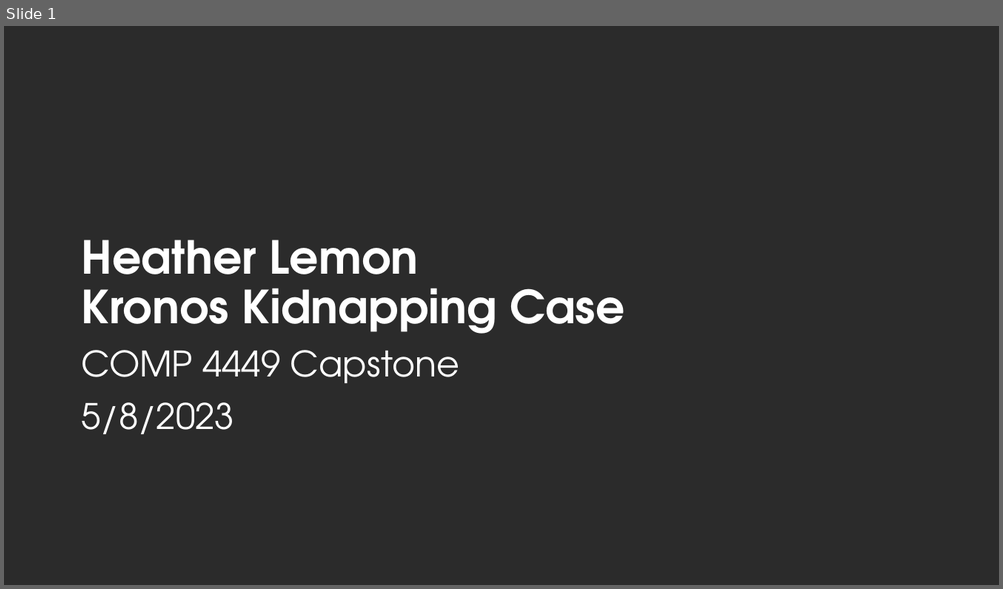
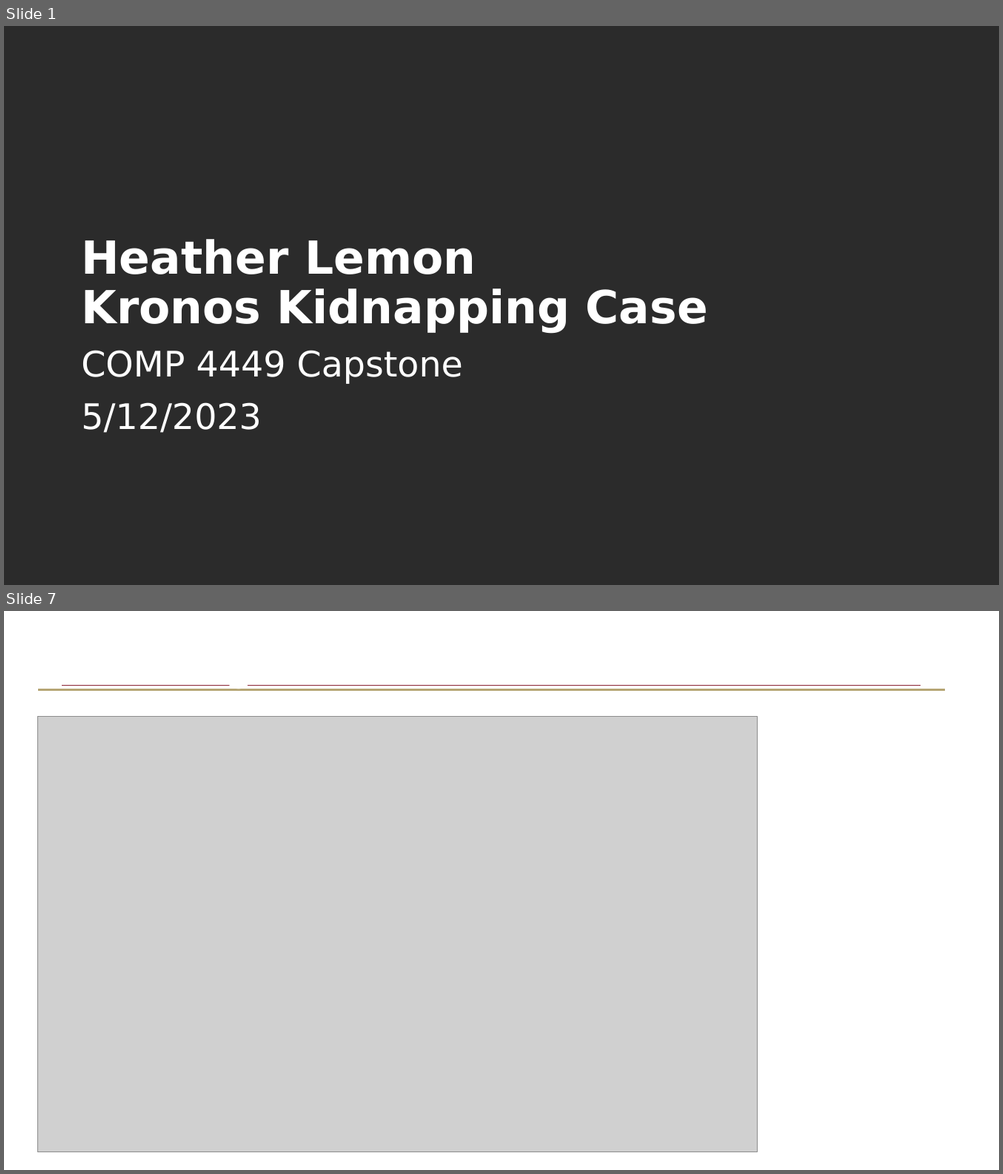
Before and after one commit to hypothetical-lemon/COMP4449-capstone, a slide deck: final/KronosKidnapping/heather_lemon_final_kidnapping_case.pptx. Shown one above the other, each under a label of ours: slide 1 before the commit, slides 1 and 7 after it; the slides between them are not shown. The pictures are 1003x589 and 1003x1174 pixels, drawn with LibreOffice and Linux fonts; fonts in the diff are those of the drawing; grey boxes stand for pictures; background and template pictures are left out; a plain dark background stands for a picture behind light text. Boxes give left, top, right and bottom in pixels: in the first picture for what was removed or moved away, otherwise in the second. Text is boxed around its words. In the diff, an @@ line names an element or a change of style, - is before the commit and + after.

```diff
--- a/final/KronosKidnapping/heather_lemon_final_kidnapping_case.pptx
+++ b/final/KronosKidnapping/heather_lemon_final_kidnapping_case.pptx
@@ slide 7 added at [4, 611, 999, 1170], background #FFFFFF @@
@@ line added from (38, 690) to (945, 690), #B5A574 2.25 pt @@
@@ line added from (62, 686) to (920, 686), #8B2332 0.5 pt @@
@@ title added at [70, 685, 757, 691], 39.6 pt, text #FFFFFF, bold @@
+Founding Structure of POK Network
@@ picture added at [37, 717, 757, 1153] @@
@@ slide 1 changed as well @@
@@ title "Heather Lemon Kronos Kidnapping Case" at [81, 239, 708, 333]: font TeX Gyre Adventor to DejaVu Sans @@
@@ text at [81, 350, 463, 384]: font TeX Gyre Adventor to DejaVu Sans in "COMP 4449 Capstone" @@
@@ text at [81, 403, 262, 433]: text changed; font TeX Gyre Adventor to DejaVu Sans @@
-5/8/2023
+5/12/2023
```
Also in this commit, not shown: 11 other slides added, 11 slides removed, 1 other file.
